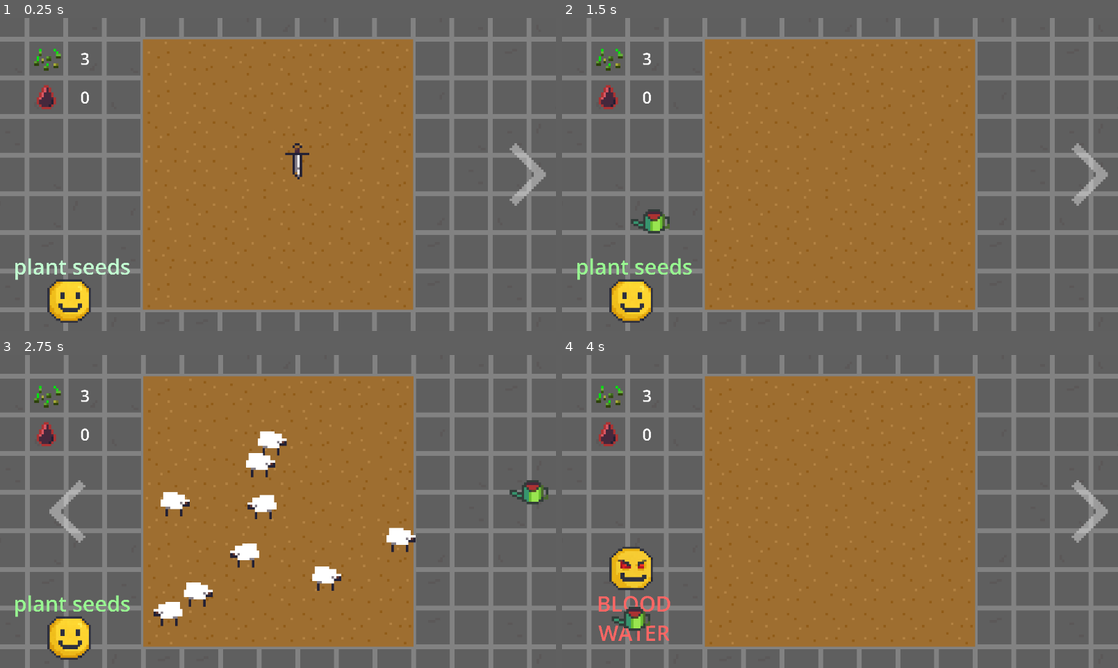
Above: before the commit, frames 1-4 (two rows, left to right).
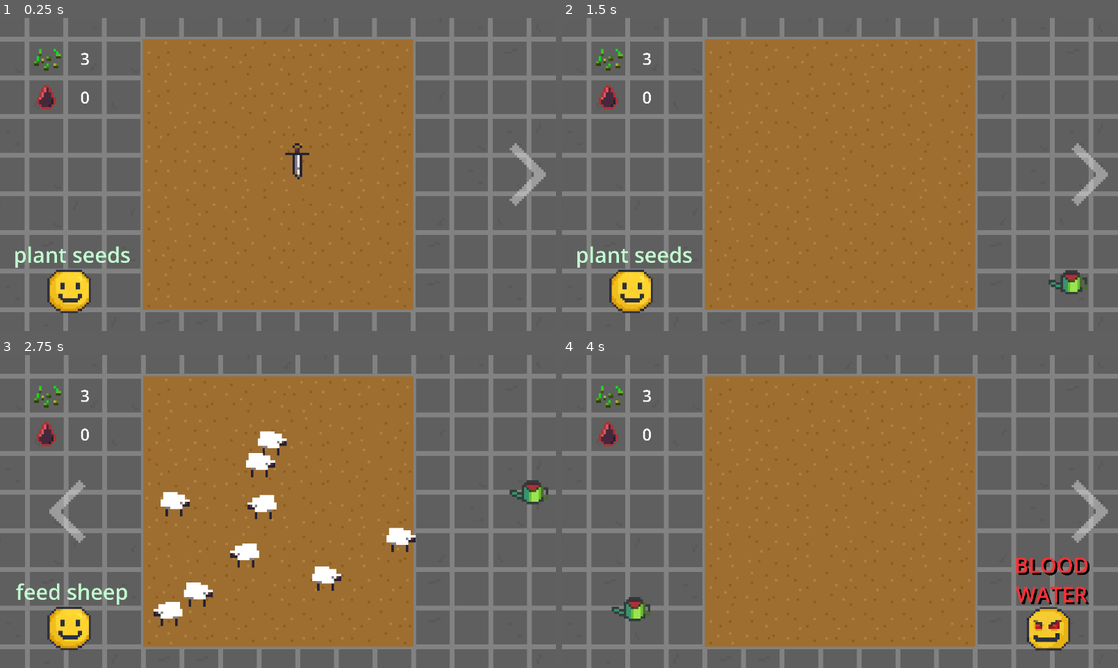
Above: after the commit, the same moments.

Repository: aeriab/giftjam_lebron
Game: Godot game, scene res://main/main.tscn
Two runs of this game, one before a commit and one after it. Both use one fixed random seed, a clock stepped at 60 frames per second and the inputs below.
Inputs (mouse positions are in pixels of both pictures, inside the frame that each line leads up to; where the layout moved, square brackets give the same spot in the first picture):
- Up to frame 1 (0.25 s): no input
- Up to frame 2 (1.5 s): click (628, 290) [628, 299] at 0.5 s; click (1051, 293) [628, 233] at 1.25 s
- Up to frame 3 (2.75 s): click (528, 511) at 2 s
- Up to frame 4 (4 s): click (628, 511) at 2.75 s; click (628, 627) [628, 636] at 3.5 s

The runs differ from the first frame. In frame 1, 1.6% of the frame differs, in the area x 2-24%, y 72-98%; in frame 2, 2.3%; in frame 3, 1.6%; in frame 4, 3.8%, in the area x 6-95%, y 61-95%.

Commit message:
Labels adjust to the setting correctly

Diff:
--- a/UI/ui.gd
+++ b/UI/ui.gd
@@ -9,8 +9,17 @@
 @export var GOOD_SHADOW_COLOR: Color
 @export var EVIL_SHADOW_COLOR: Color
 
+var ready_for_switch: bool = true
+
+func _process(delta):
+	if Global.seed < 1 && Global.in_plant_scene && ready_for_switch:
+		good_activity_label.text = "grow seeds"
+		if Global.any_seeds_ready:
+			good_activity_label.text = "harvest"
+			Global.any_seeds_ready = false
 
 func _ready():
+	SignalManager.cameraPanFinished.connect(switchActivityLabel)
 
 	SignalManager.sheep_killed.connect(addBlood)
 	SignalManager.blood_watered.connect(minusBlood)
@@ -37,44 +46,58 @@
 	seeds_number.text = str(int(Global.seed))
 
 
-
-# Called every frame. 'delta' is the elapsed time since the previous frame.
-func _process(delta: float) -> void:
-	pass
-
 func _on_evil_button_toggled(toggled_on):
 	Global.evil_mode = toggled_on
 	SignalManager.song_change.emit()
 
 @onready var good_texture_button = $GoodTextureButton
 @onready var evil_texture_button = $EvilTextureButton
-@onready var activity_label = $ActivityLabel
+@onready var good_activity_label = $GoodActivityLabel
+@onready var evil_activity_label = $EvilActivityLabel
+
 
 func _on_good_texture_button_pressed():
 	Global.evil_mode = true
 	SignalManager.song_change.emit()
 
 	if Global.in_plant_scene:
-		activity_label.text = "BLOOD WATER"
+		evil_activity_label.text = "BLOOD WATER"
 	else:
-		activity_label.text = "MURDER"
+		evil_activity_label.text = "MURDER"
+	evil_activity_label.visible = true
+	good_activity_label.visible = false
+
 	good_texture_button.visible = false
 	evil_texture_button.visible = true
-	activity_label.modulate = EVIL_COLOR
-	#activity_label.add_font_override("font", custom_font)
-	#activity_label.get_font("font").shadow_color = EVIL_SHADOW_COLOR
-
 
 func _on_evil_texture_button_pressed():
 	Global.evil_mode = false
 	SignalManager.song_change.emit()
 
 	if Global.in_plant_scene:
-		activity_label.text = "plant seeds"
+		good_activity_label.text = "plant seeds"
 	else:
-		activity_label.text = "feed sheep"
+		good_activity_label.text = "feed sheep"
+	good_activity_label.visible = true
+	evil_activity_label.visible = false
+
 	good_texture_button.visible = true
 	evil_texture_button.visible = false
-	activity_label.modulate = GOOD_COLOR
-	#activity_label.add_font_override("font", custom_font)
-	#activity_label.get_font("font").font_shadow_color = GOOD_SHADOW_COLOR
+
+func switchActivityLabel():
+
+	if Global.in_plant_scene:
+		ready_for_switch = true
+		evil_activity_label.text = "BLOOD WATER"
+	else:
+		ready_for_switch = false
+		evil_activity_label.text = "MURDER"
+
+	if Global.in_plant_scene:
+		ready_for_switch = true
+		good_activity_label.text = "plant seeds"
+	else:
+		ready_for_switch = false
+		good_activity_label.text = "feed sheep"
+
+	pass
--- a/UI/ui.tscn
+++ b/UI/ui.tscn
@@ -64,9 +64,9 @@
 z_index = 1
 layout_mode = 0
 offset_left = -101.0
-offset_top = 38.0
+offset_top = 34.0
 offset_right = -37.0
-offset_bottom = 102.0
+offset_bottom = 98.0
 scale = Vector2(0.450726, 0.450726)
 texture_normal = ExtResource("4_hat8c")
 texture_pressed = ExtResource("5_3sbvi")
@@ -77,31 +77,50 @@
 visible = false
 z_index = 1
 layout_mode = 0
-offset_left = -101.0
-offset_top = 10.0
-offset_right = -37.0
-offset_bottom = 74.0
+offset_left = 72.0
+offset_top = 35.0
+offset_right = 136.0
+offset_bottom = 99.0
 scale = Vector2(0.450726, 0.450726)
 texture_normal = ExtResource("5_nm1m0")
 texture_pressed = ExtResource("7_c7tqi")
 texture_hover = ExtResource("7_c7tqi")
-flip_h = true
 
-[node name="ActivityLabel" type="Label" parent="."]
+[node name="GoodActivityLabel" type="Label" parent="."]
 modulate = Color(0.760784, 1, 0.819608, 1)
 visibility_layer = 1023
 z_index = 1
 layout_mode = 0
 offset_left = -111.0
-offset_top = 32.0
+offset_top = 15.0
 offset_right = 1063.0
-offset_bottom = 583.0
+offset_bottom = 566.0
 scale = Vector2(0.0437522, 0.0437522)
 theme_override_constants/shadow_offset_x = 20
 theme_override_constants/shadow_offset_y = 20
 theme_override_font_sizes/font_size = 201
 text = "plant seeds"
 horizontal_alignment = 1
+vertical_alignment = 2
+autowrap_mode = 2
+
+[node name="EvilActivityLabel" type="Label" parent="."]
+visible = false
+modulate = Color(0.999966, 0.186059, 0.20766, 1)
+visibility_layer = 1023
+z_index = 1
+offset_left = 62.0
+offset_top = 16.0
+offset_right = 1236.0
+offset_bottom = 567.0
+scale = Vector2(0.0437522, 0.0437522)
+theme_override_colors/font_shadow_color = Color(0, 0, 0, 1)
+theme_override_constants/shadow_offset_x = 20
+theme_override_constants/shadow_offset_y = 20
+theme_override_font_sizes/font_size = 201
+text = "BLOOD WATER"
+horizontal_alignment = 1
+vertical_alignment = 2
 autowrap_mode = 2
 
 [connection signal="pressed" from="GoodTextureButton" to="." method="_on_good_texture_button_pressed"]
--- a/flower/daybloom_sprite.gd
+++ b/flower/daybloom_sprite.gd
@@ -64,6 +64,7 @@
 		plant_time_ellapsed += delta
 		if plant_stage_index >= next_stage_times.size():
 			ready_to_harvest = true
+			Global.any_seeds_ready = true
 			return
 		if plant_time_ellapsed > next_stage_times[plant_stage_index]:
 			plant_stage_index += 1
--- a/global.gd
+++ b/global.gd
@@ -3,6 +3,7 @@
 var blood: int = 0
 var seed: int = 3
 var any_seeds_planted: bool = false
+var any_seeds_ready: bool = false
 
 var sheep_left: int = 9
 
